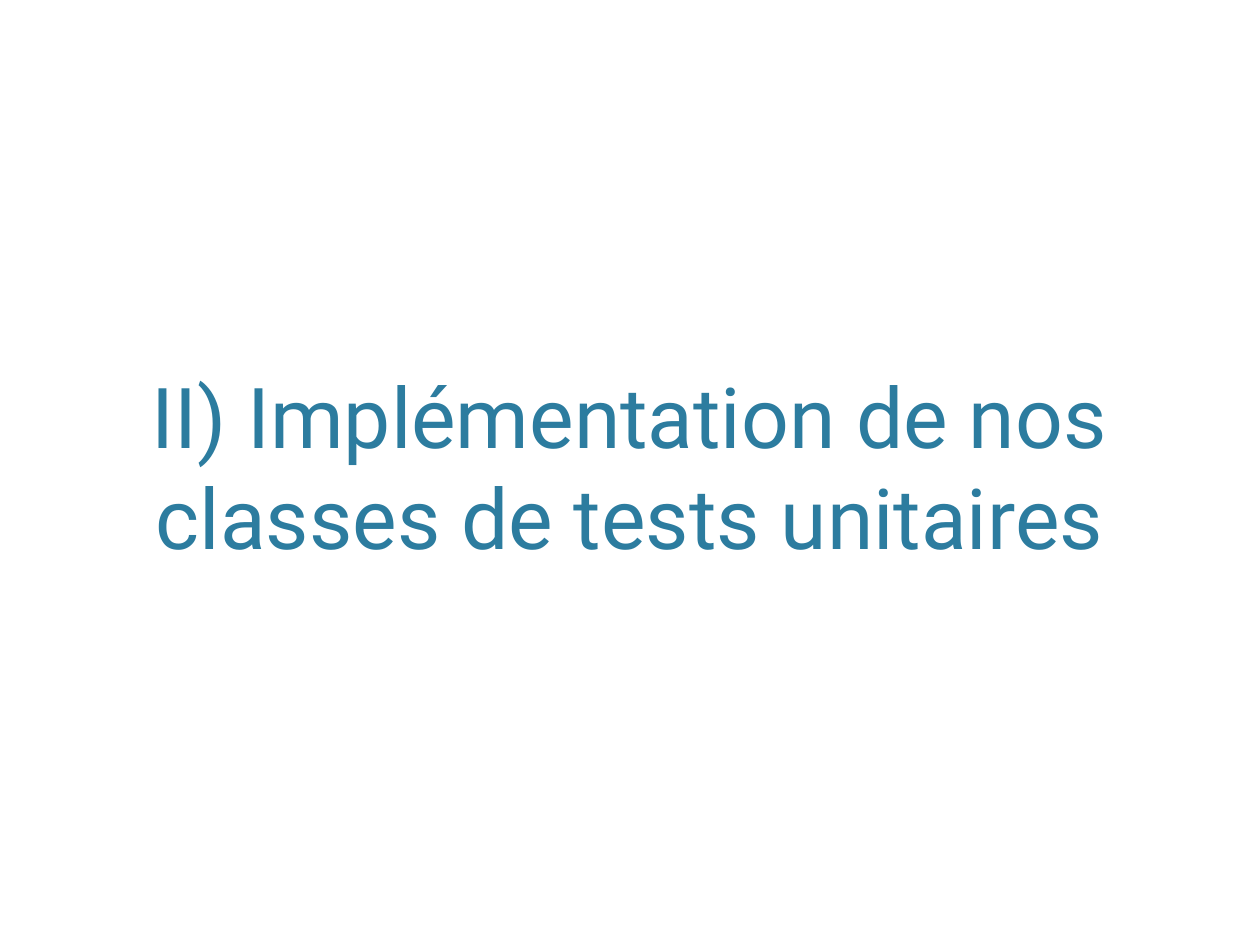
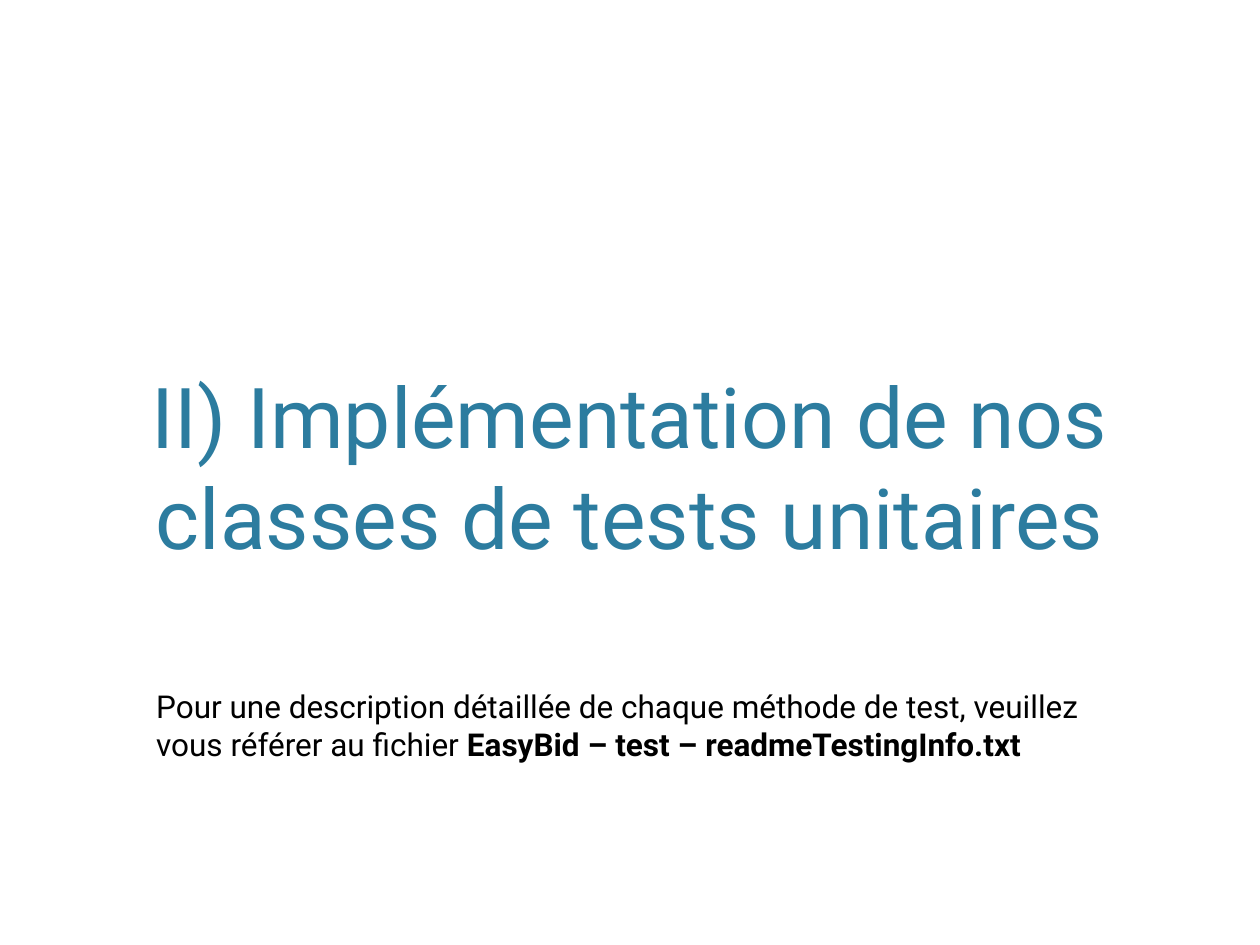
Before and after one commit to EzioGalante/ProjetPOO, a slide deck: slide 16 of Doc/EasyBid.pptx (slide 15 before the commit). Drawn at 1260x945 pixels with LibreOffice and Linux fonts; fonts in the diff are those of the drawing; background and template pictures are left out. Boxes give left, top, right and bottom in pixels: in the first picture for what was removed or moved away, otherwise in the second. Text is boxed around its words. In the diff, an @@ line names an element or a change of style, - is before the commit and + after.

```diff
--- a/Doc/EasyBid.pptx
+++ b/Doc/EasyBid.pptx
@@ text added at (x1=156, y1=694, x2=1078, y2=763), 18 pt, text #000000 @@
+Pour une description détaillée de chaque méthode de test, veuillez vous référer au fichier EasyBid – test – readmeTestingInfo.txt
```
Also in this commit, not shown: 1 slide added, 12 other files.
